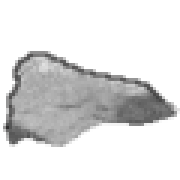
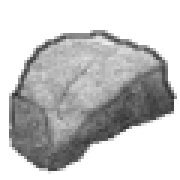
Layered file, before and after one edit (180 x 180). Changes by layer:
painted on "line" over [3, 30, 180, 174]
painted on "Pasted Layer" over [3, 33, 180, 171]
